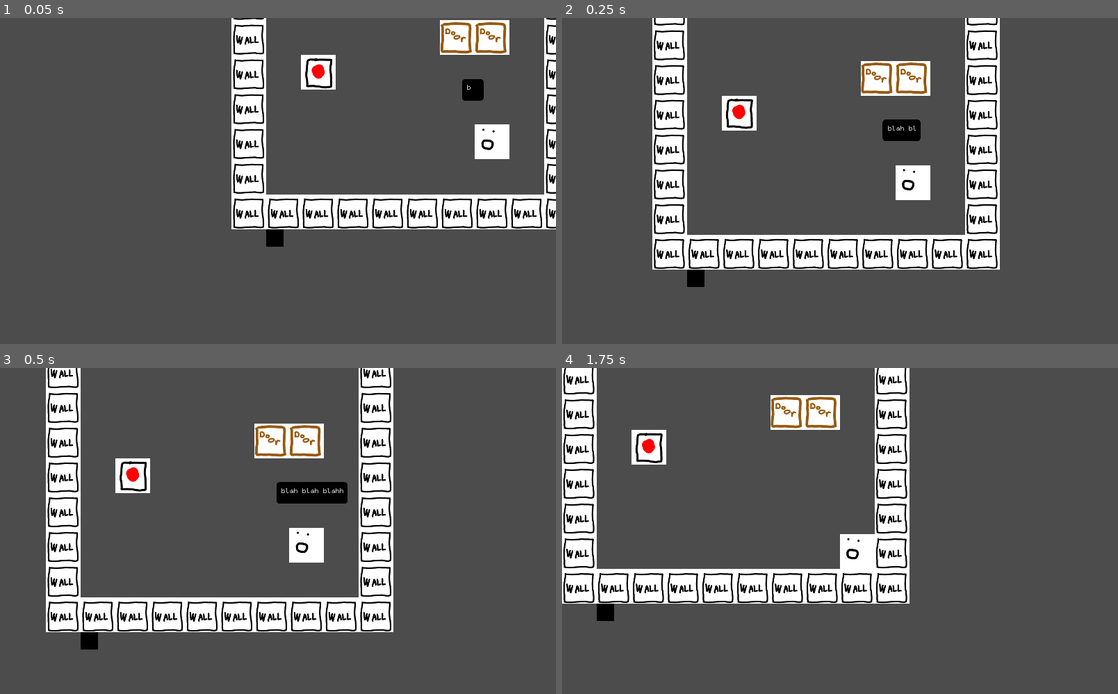
Above: before the commit, frames 1-4 (two rows, left to right).
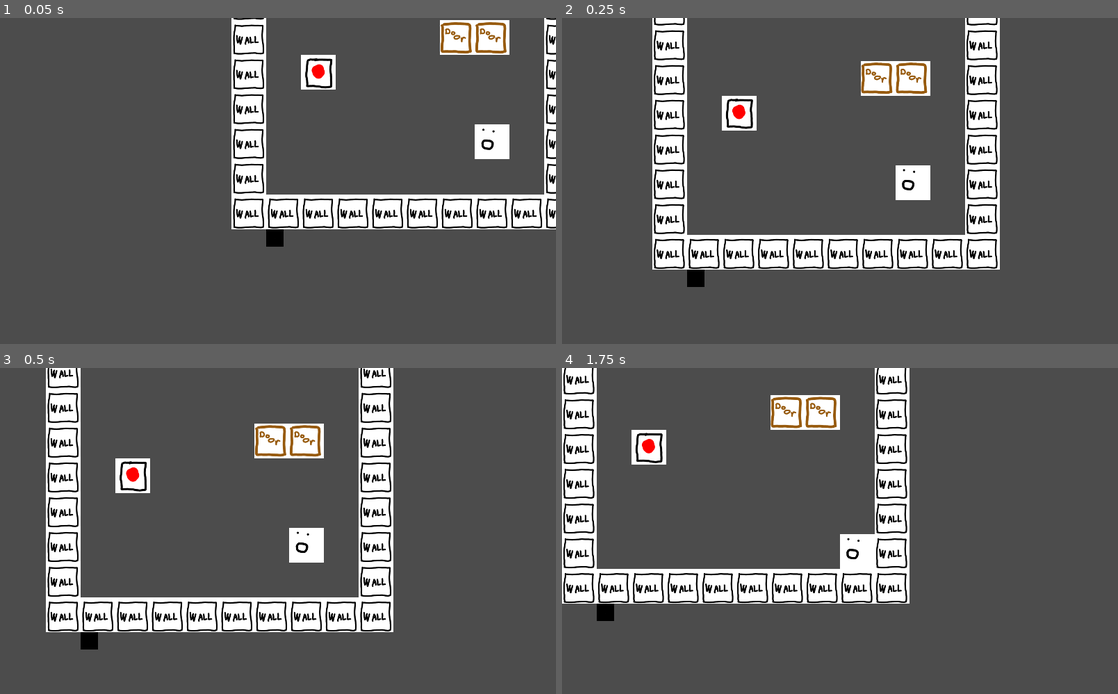
Above: after the commit, the same moments.

Repository: johnfn/LD50
Game: Godot game, scene res://MainScene.tscn
Two runs of this game, one before a commit and one after it. Both use one fixed random seed, a clock stepped at 60 frames per second and the inputs below.
Inputs:
- Up to frame 1 (0.05 s): no input
- Up to frame 2 (0.25 s): no input
- Up to frame 3 (0.5 s): no input
- Up to frame 4 (1.75 s): hold Right (ui_right) 0.53-1.28 s; tap X (advance_dialog) at 0.6, 1.35 s; hold Down (ui_down) from 1.28 s (still down)

The runs differ from the first frame. In frame 1, 0.3% of the frame differs, in the area x 83-87%, y 18-26%; in frame 2, 0.4%; in frame 3, 0.8%, in the area x 49-63%, y 34-42%; in frame 4, nothing differs.

Commit message:
move dialog around

Diff:
--- a/MainScene.tscn
+++ b/MainScene.tscn
@@ -9,7 +9,6 @@
 [ext_resource path="res://Door.tscn" type="PackedScene" id=7]
 [ext_resource path="res://SwitchAndDoor.tscn" type="PackedScene" id=8]
 [ext_resource path="res://DialogTrigger.tscn" type="PackedScene" id=9]
-[ext_resource path="res://Dialog.tscn" type="PackedScene" id=10]
 
 [node name="Root" type="Node2D"]
 
@@ -122,8 +121,6 @@
 [node name="Player" parent="." instance=ExtResource( 1 )]
 position = Vector2( 431, -473 )
 
-[node name="Dialog" parent="Player" instance=ExtResource( 10 )]
-
 [node name="Camera" type="Camera2D" parent="."]
 current = true
 zoom = Vector2( 2, 2 )
--- a/Player.tscn
+++ b/Player.tscn
@@ -1,7 +1,8 @@
-[gd_scene load_steps=4 format=2]
+[gd_scene load_steps=5 format=2]
 
 [ext_resource path="res://assets/Player.png" type="Texture" id=1]
 [ext_resource path="res://scripts/player.gd" type="Script" id=2]
+[ext_resource path="res://Dialog.tscn" type="PackedScene" id=3]
 
 [sub_resource type="RectangleShape2D" id=1]
 extents = Vector2( 62, 62 )
@@ -19,3 +20,5 @@
 [node name="Shape" type="CollisionShape2D" parent="."]
 position = Vector2( 64, 64 )
 shape = SubResource( 1 )
+
+[node name="Dialog" parent="." instance=ExtResource( 3 )]
--- a/scripts/dialog.gd
+++ b/scripts/dialog.gd
@@ -5,10 +5,6 @@
 
 var max_width = 400
 var text_speed = 2 # smaller = faster
-
-# Called when the node enters the scene tree for the first time.
-func _ready():
-  show_dialog_co()
 
 func resize_img():
   var visible_text = label.text.substr(0, label.visible_characters)
@@ -19,9 +15,7 @@
   new_rect_size.x = min(rect_size_oneline.x, new_rect_size.x)
   rect.rect_size = new_rect_size + Vector2(16, 16)
 
-func show_dialog_co():
-  var text_to_show = "blah blah blahhhblah asdklfjhas dlkfh adlskfj adslkjad lkjads lkf adslkfh alskfjh asdf"
-
+func show_dialog_co(text_to_show: String):
   var skip = false
 
   for text_len in range(text_to_show.length()):
--- a/scripts/player.gd
+++ b/scripts/player.gd
@@ -6,7 +6,7 @@
 
 # var ticks_to_move = 0.25
 var ticks_to_move = 0.1
-
+onready var dialog = $Dialog
 
 func go_to_start_location():
   position = Globals.StartLocation.global_position
@@ -17,6 +17,8 @@
   position.y = round(position.y / size) * size
 
 func _ready():
+  dialog.visible = false
+
   go_to_start_location()
   round_position()
 
Not shown: 1 places in MainScene.tscn that only renumber resources
